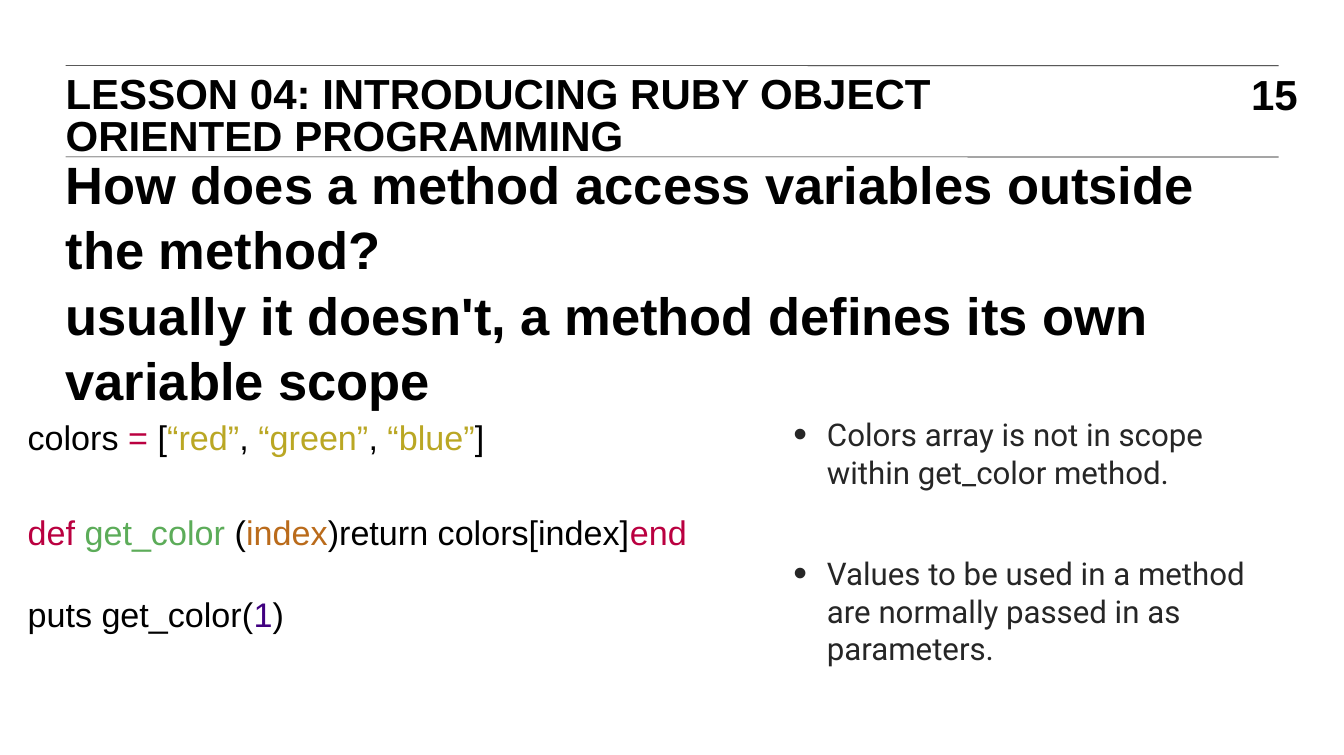
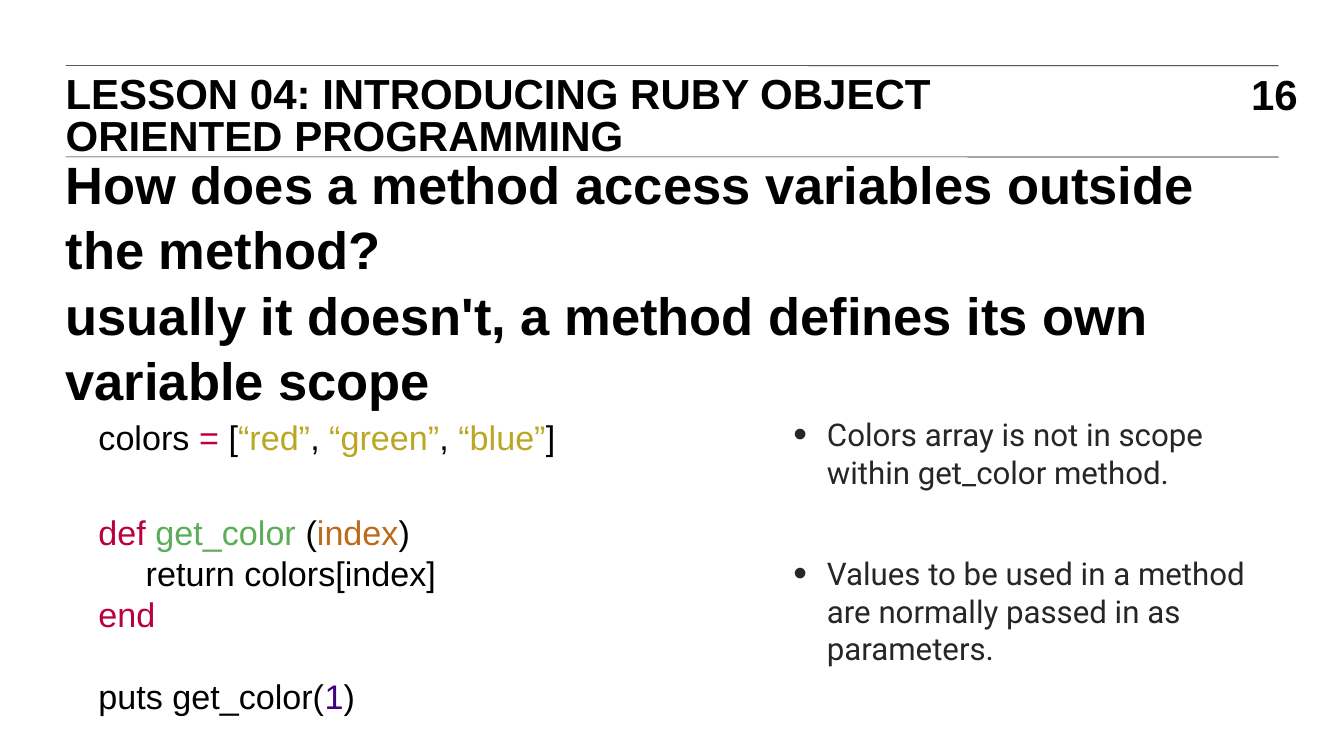
Before and after one commit to TravisGriffiths/ITR-BOS-01, a slide deck: slide 16 of Slides/04_ITR_slides.ppt (slide 15 before the commit). Drawn at 1344x755 pixels with LibreOffice and Linux fonts; fonts in the diff are those of the drawing. Boxes give left, top, right and bottom in pixels: in the first picture for what was removed or moved away, otherwise in the second. Text is boxed around its words. In the diff, an @@ line names an element or a change of style, - is before the commit and + after.

```diff
--- a/Slides/04_ITR_slides.ppt
+++ b/Slides/04_ITR_slides.ppt
@@ page number at box(1251, 80, 1298, 111): text changed @@
-15
+16
@@ text "colors = [“red”, “green”, “blue”]": place and size @@
-text "colors = [“red”, “green”, “blue”]" at box(28, 425, 687, 634)
+text "colors = [“red”, “green”, “blue”]" at box(98, 425, 555, 716)
@@ text at box(98, 520, 435, 628): text changed @@
-def get_color (index)return colors[index]end
+def get_color (index)
+return colors[index]
+end
```
Also in this commit, not shown: 1 slide added, 5 other files.
